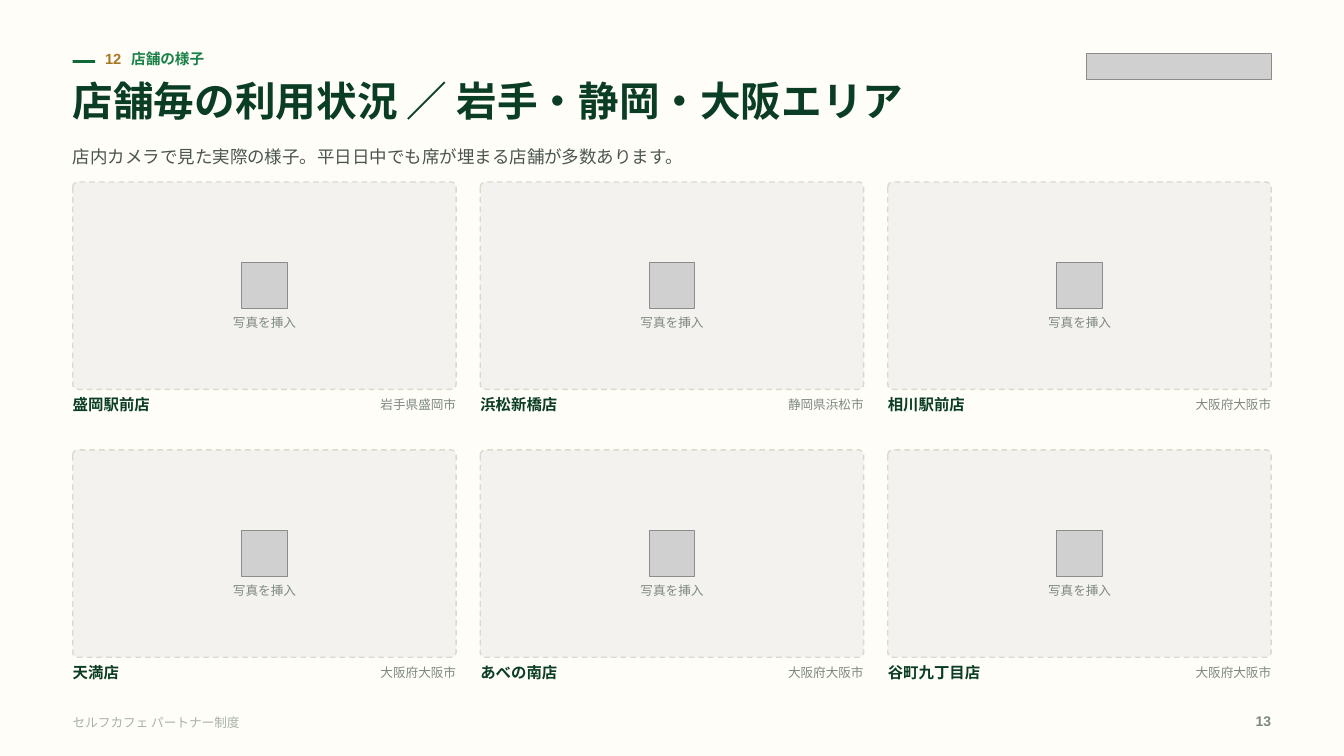
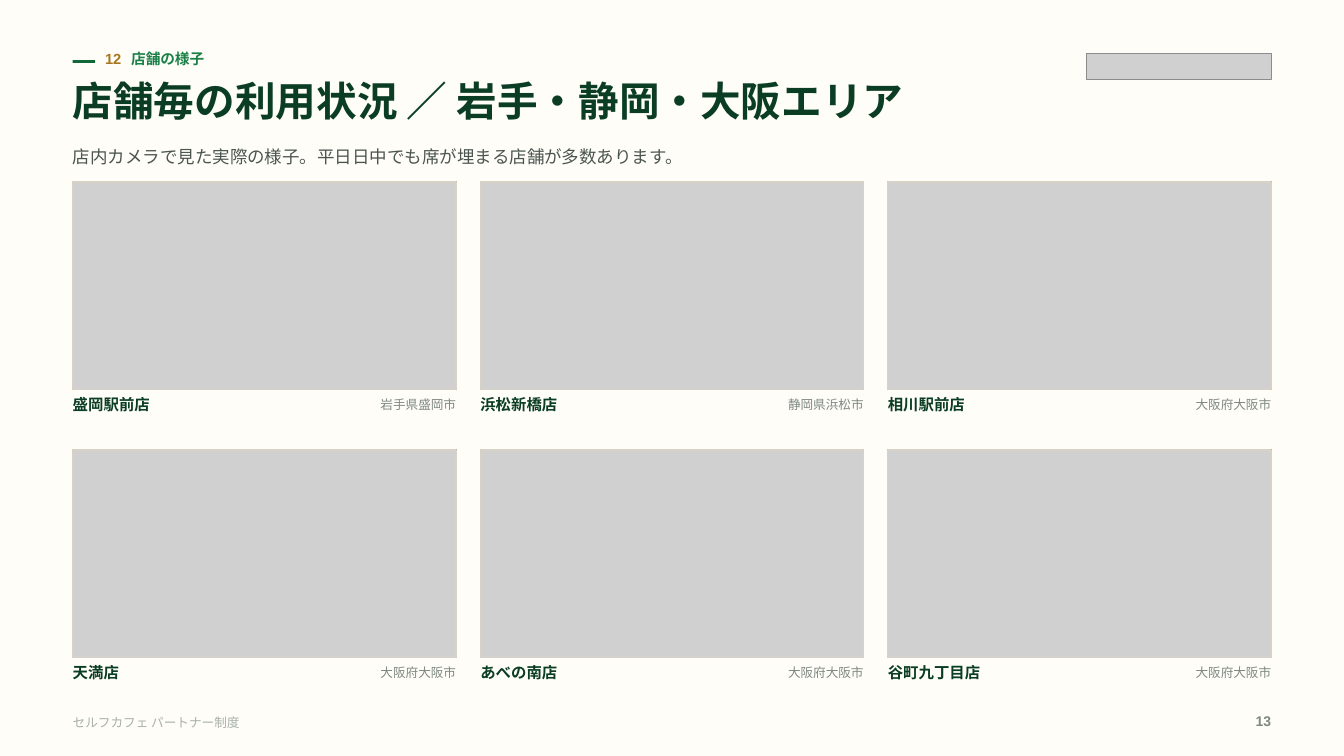
Before and after one commit to a5408071-cmd/suzuki-ceo, a slide deck: slide 13 of selfcafe-partner-deck/selfcafe-partner-deck.pptx. Drawn at 1344x756 pixels with LibreOffice and Linux fonts; fonts in the diff are those of the drawing; grey boxes stand for pictures. Boxes give left, top, right and bottom in pixels: in the first picture for what was removed or moved away, otherwise in the second. Text is boxed around its words. In the diff, an @@ line names an element or a change of style, - is before the commit and + after.

```diff
--- a/selfcafe-partner-deck/selfcafe-partner-deck.pptx
+++ b/selfcafe-partner-deck/selfcafe-partner-deck.pptx
@@ rounded rectangle removed at box(73, 182, 456, 390) @@
@@ picture added at box(73, 182, 456, 390) @@
@@ rectangle added at box(73, 182, 456, 390), outline #D8D2C6 1 pt @@
@@ rounded rectangle removed at box(480, 182, 863, 390) @@
@@ picture added at box(480, 182, 863, 390) @@
@@ rectangle added at box(480, 182, 863, 390), outline #D8D2C6 1 pt @@
@@ rounded rectangle removed at box(888, 182, 1271, 390) @@
@@ picture added at box(888, 182, 1271, 390) @@
@@ rectangle added at box(888, 182, 1271, 390), outline #D8D2C6 1 pt @@
@@ picture removed at box(242, 263, 287, 309) @@
@@ picture removed at box(649, 263, 695, 309) @@
@@ picture removed at box(1057, 263, 1102, 309) @@
@@ text removed at box(233, 316, 296, 328) @@
-写真を挿入
@@ text removed at box(640, 316, 703, 328) @@
-写真を挿入
@@ text removed at box(1048, 316, 1111, 328) @@
-写真を挿入
@@ rounded rectangle removed at box(73, 450, 456, 657) @@
@@ picture added at box(73, 450, 456, 657) @@
@@ rectangle added at box(73, 450, 456, 657), outline #D8D2C6 1 pt @@
@@ rounded rectangle removed at box(480, 450, 863, 657) @@
@@ picture added at box(480, 450, 863, 657) @@
@@ rectangle added at box(480, 450, 863, 657), outline #D8D2C6 1 pt @@
@@ rounded rectangle removed at box(888, 450, 1271, 657) @@
@@ picture added at box(888, 450, 1271, 657) @@
@@ rectangle added at box(888, 450, 1271, 657), outline #D8D2C6 1 pt @@
@@ picture removed at box(242, 531, 287, 577) @@
@@ picture removed at box(649, 531, 695, 577) @@
@@ picture removed at box(1057, 531, 1102, 577) @@
@@ text removed at box(233, 584, 296, 596) @@
-写真を挿入
@@ text removed at box(640, 584, 703, 596) @@
-写真を挿入
@@ text removed at box(1048, 584, 1111, 596) @@
-写真を挿入
```
Also in this commit, not shown: 15 other slides changed, 1 slide added, 20 other files.
